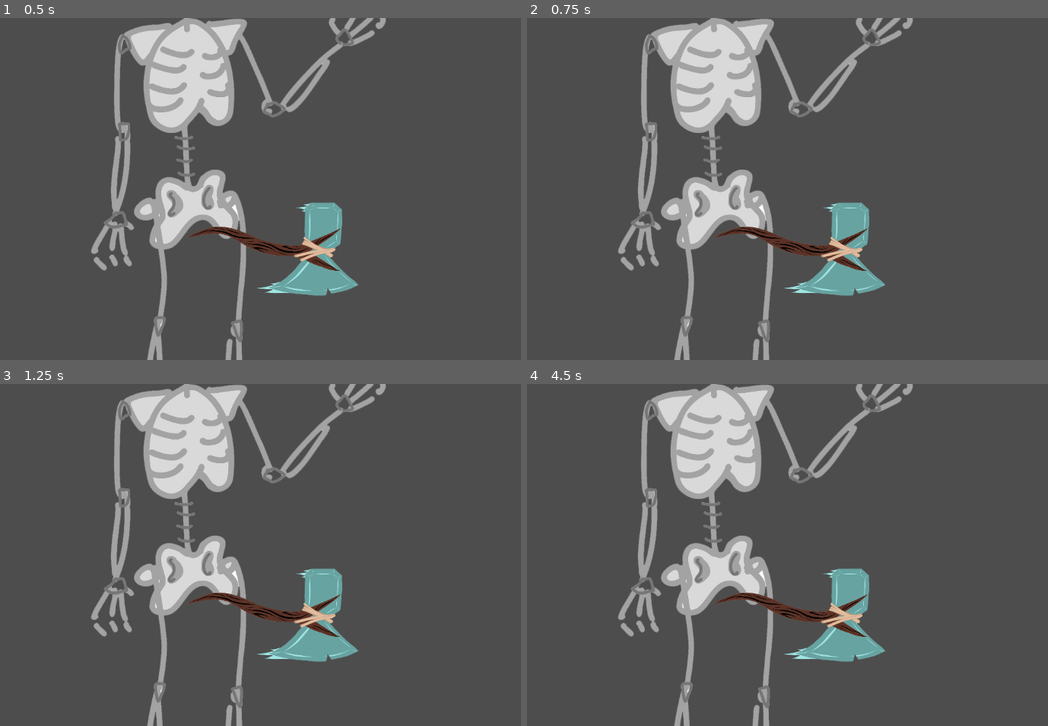
Above: before the commit, frames 1-4 (two rows, left to right).
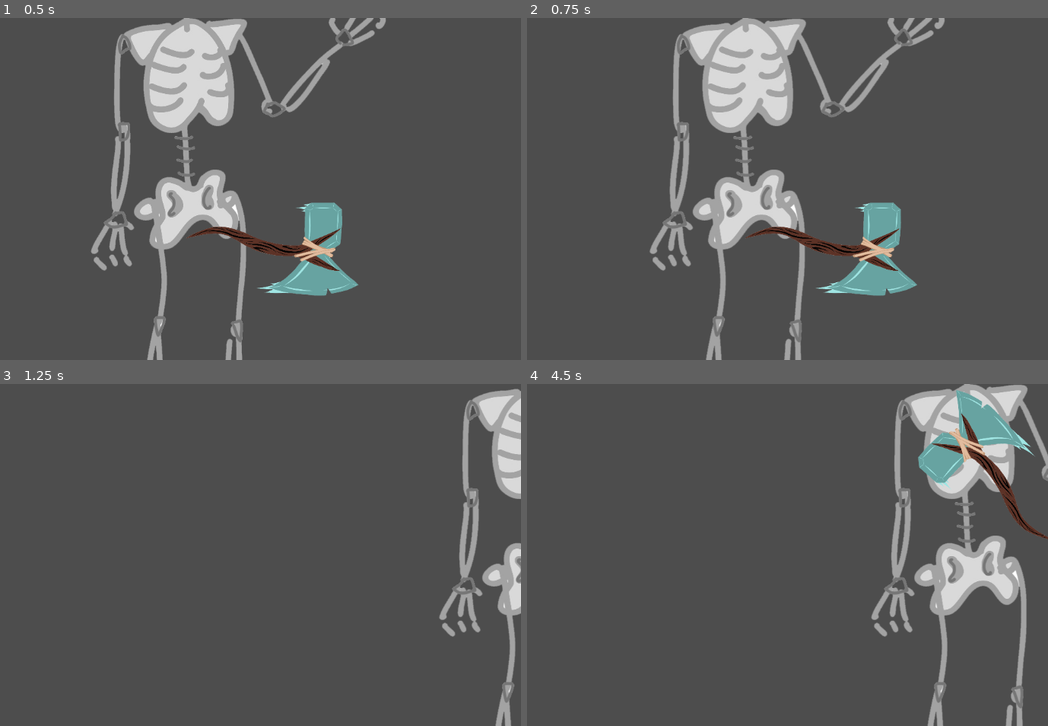
Above: after the commit, the same moments.

Repository: RNSM-Games/godot-gmtk-jam-2023
Game: Godot game, scene res://scenes/Test.tscn
The game is run twice, just before and just after one commit, with the same random seed, the same clock (stepped at 60 frames per second) and the same inputs.
Inputs (mouse positions are in pixels of both pictures, inside the frame that each line leads up to):
- Up to frame 1 (0.5 s): no input
- Up to frame 2 (0.75 s): tap Enter at 0.5 s; move the mouse to (876, 171) at 0.52 s; hold Right (right) from 0.53 s (still down); hold Right mouse button (Ability) from 0.53 s (still down)
- Up to frame 3 (1.25 s): keep holding Right (right); keep holding Right mouse button (Ability)
- Up to frame 4 (4.5 s): move the mouse to (620, 572) at 1.27 s; release Right (right) at 1.28 s; release Right mouse button (Ability) at 1.28 s; hold Down (down) 1.28-2.03 s; click (620, 572) at 1.35 s; move the mouse to (803, 479) at 2.02 s; hold Right (right) 2.03-2.78 s; hold Right mouse button (Ability) 2.03-2.78 s; tap Space at 2.75 s; move the mouse to (714, 623) at 2.77 s; hold Up (up) 2.78-3.53 s; click (714, 623) at 2.85 s; tap Enter at 3.5 s; move the mouse to (928, 606) at 3.52 s; hold Right mouse button (Ability) 3.53-4.28 s; hold Left (left) from 3.53 s (still down); move the mouse to (563, 503) at 4.27 s; click (563, 503) at 4.35 s

Frame 1 is identical in both runs. In frame 2, 20% of the frame differs, in the area x 17-81%, y 0-100%; in frame 3, 20%; in frame 4, 27%, in the area x 17-100%, y 0-100%.
Error before the commit: Invalid access to property or key 'speed' on a base object of type 'Node2D'. (res://scripts/PlayerController.gd:14)

Commit message:
fixed orc

Diff:
--- a/scenes/Creatures/orc.tscn
+++ b/scenes/Creatures/orc.tscn
@@ -1,7 +1,7 @@
 [gd_scene load_steps=7 format=3 uid="uid://7akb8ba62jlv"]
 
 [ext_resource type="Script" path="res://scripts/PlayerController.gd" id="1_xtit3"]
-[ext_resource type="Script" path="res://scripts/Creature/Creatures/Creature.gd" id="2_kp8ym"]
+[ext_resource type="Script" path="res://scripts/Creature/Creature.gd" id="2_kp8ym"]
 [ext_resource type="Texture2D" uid="uid://umpmllmshnjx" path="res://assets/Creatures/skelly.png" id="3_cyrcy"]
 [ext_resource type="PackedScene" uid="uid://bqfwsrqxa22ff" path="res://scenes/Abilities/Dodge.tscn" id="4_ov2fk"]
 [ext_resource type="PackedScene" path="res://scenes/melee_weapon.tscn" id="4_unfta"]
